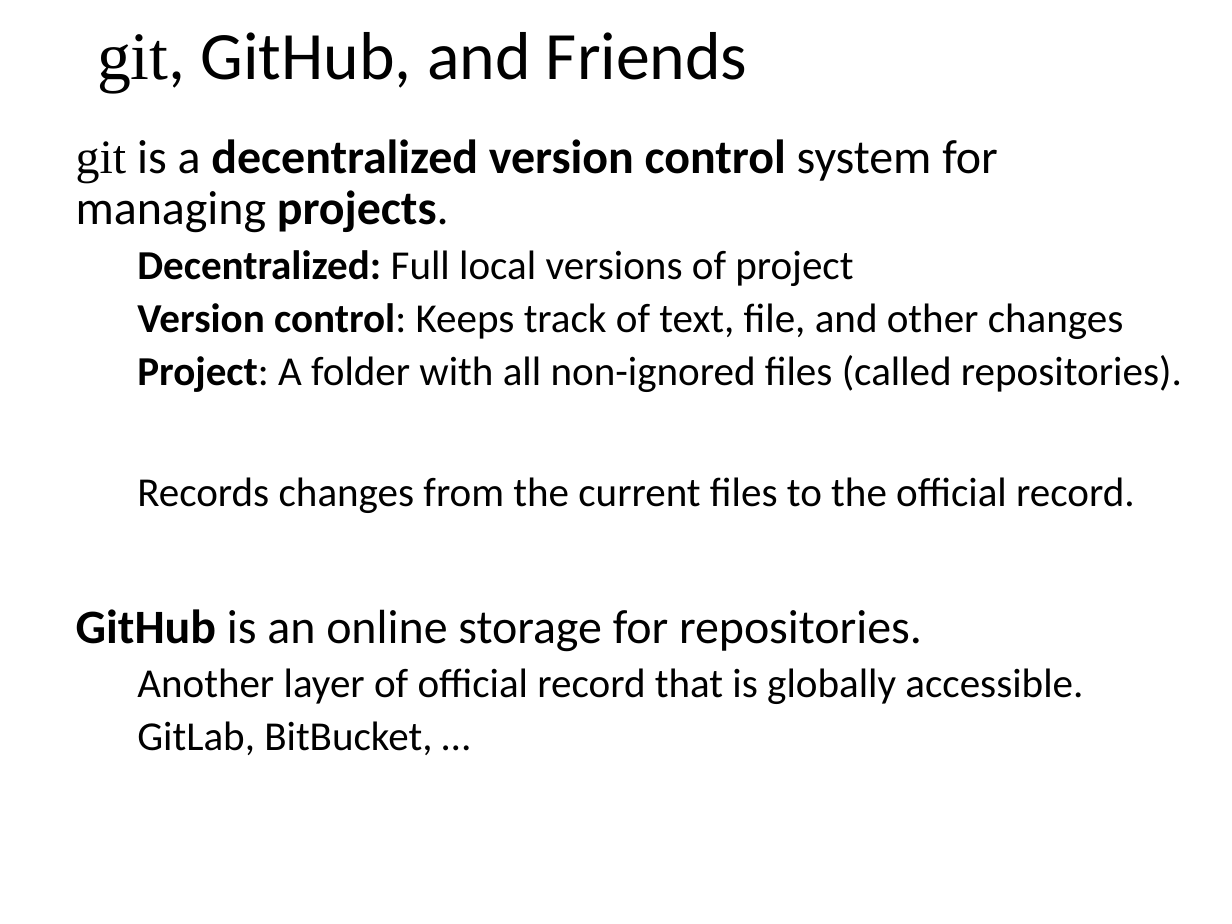
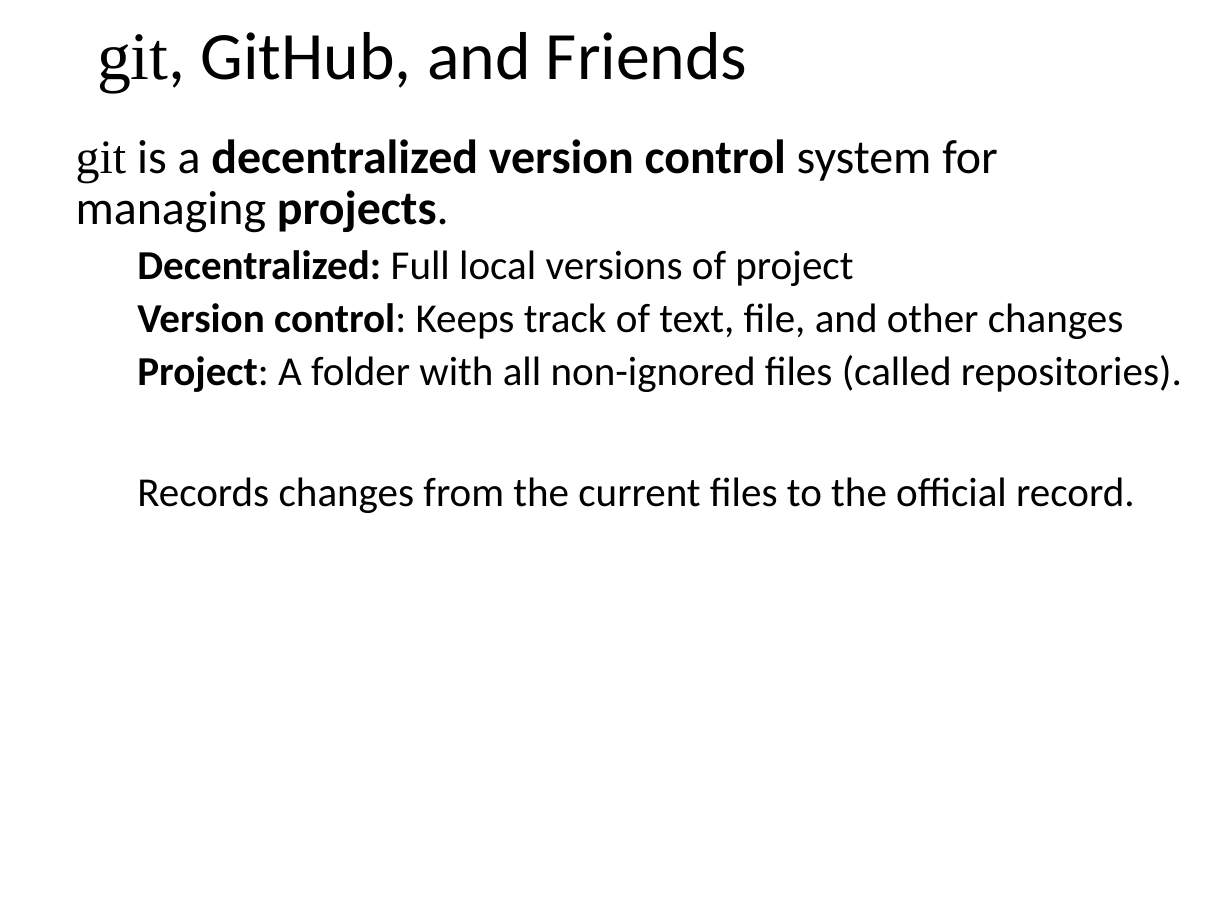
Before and after one commit to josephausterweil/UWPsychDemo, a slide deck: slide 11 of talks/dept_present.pptx. Drawn at 1232x924 pixels with LibreOffice and Linux fonts; fonts in the diff are those of the drawing. Boxes give left, top, right and bottom in pixels: in the first picture for what was removed or moved away, otherwise in the second. Text is boxed around its words. In the diff, an @@ line names an element or a change of style, - is before the commit and + after.

```diff
--- a/talks/dept_present.pptx
+++ b/talks/dept_present.pptx
@@ text at bbox=[76, 609, 1083, 755]: paragraphs removed @@
-GitHub is an online storage for repositories.
-  Another layer of official record that is globally accessible.
-  GitLab, BitBucket, …
```
Also in this commit, not shown: 4 other slides changed, 5 slides added, 1 slide removed.
